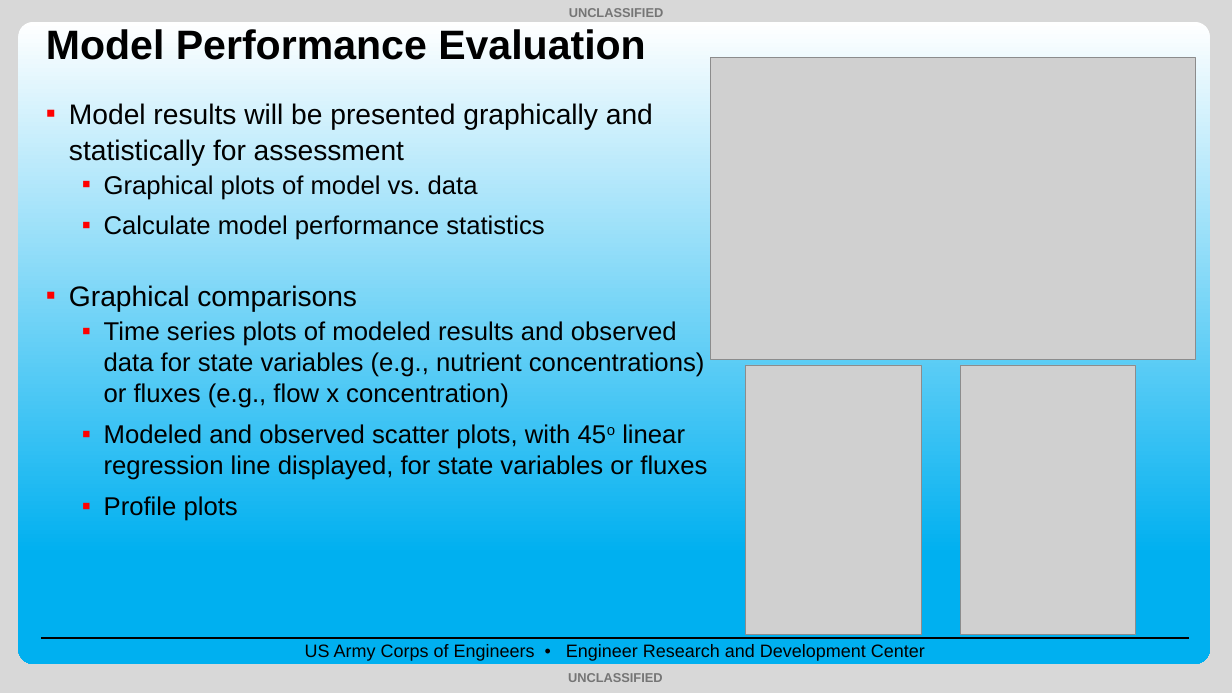
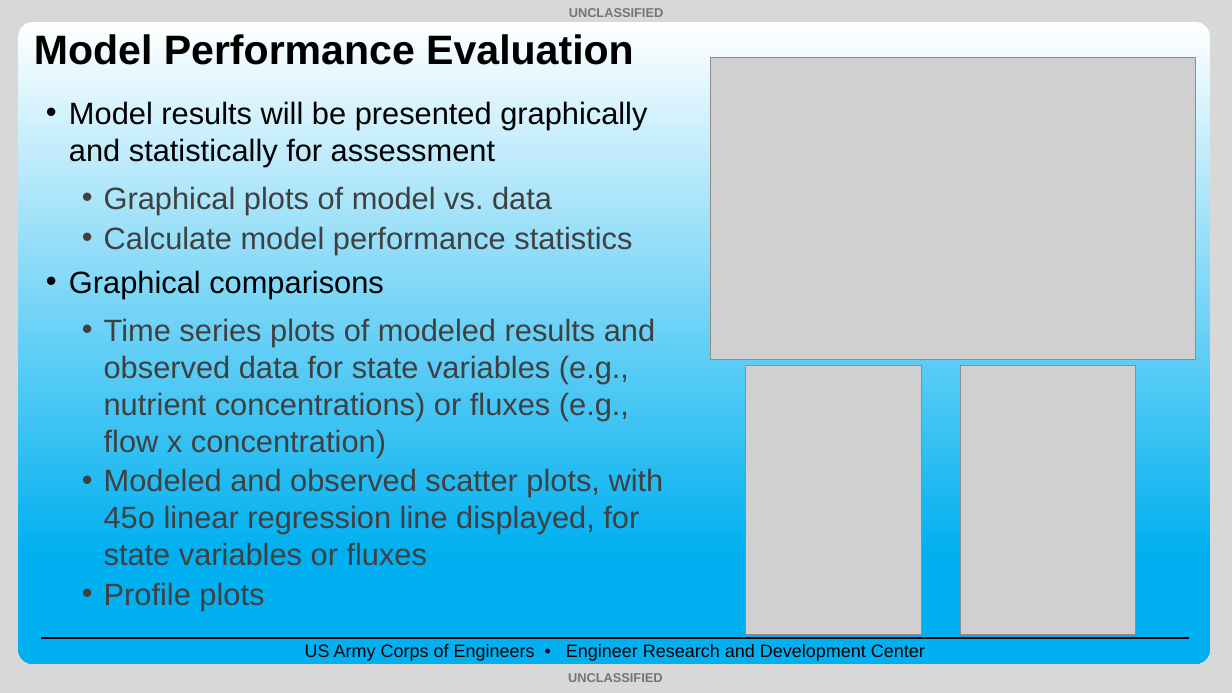
Before and after one commit to EcohydrologyTeam/CE-QUAL-W2-Workshop-2025, a slide deck: slide 6 of Lectures/2.08_Lecture_Calibration_and_Validation_Sep2025_TS.pptx. Drawn at 1232x693 pixels with LibreOffice and Linux fonts; fonts in the diff are those of the drawing; grey boxes stand for pictures; background and template pictures are left out. Boxes give left, top, right and bottom in pixels: in the first picture for what was removed or moved away, otherwise in the second. Text is boxed around its words. In the diff, an @@ line names an element or a change of style, - is before the commit and + after.

```diff
--- a/Lectures/2.08_Lecture_Calibration_and_Validation_Sep2025_TS.pptx
+++ b/Lectures/2.08_Lecture_Calibration_and_Validation_Sep2025_TS.pptx
@@ title "Model Performance Evaluation": place and size @@
-title "Model Performance Evaluation" at [46, 29, 646, 60]
+title "Model Performance Evaluation" at [34, 34, 634, 65]
@@ text "Model results will be presented ..." at [69, 101, 664, 611]: size 22 to 24 pt in "Model results will be presented graphically and ...", "Graphical comparisons"; size 20 to 24 pt, text colour #000000 to #404040 in "Graphical plots of model vs. data", "Calculate model performance statistics", "Time series plots of modeled results and ...", "Modeled and observed scatter plots, with 45o ..." and 1 more places; now on the baseline in "45o"; bullet ▪ to •; line spacing 1.07 to 1; more space between paragraphs; less space between paragraphs @@
```
Also in this commit, not shown: 22 other slides changed, 8 other files.
